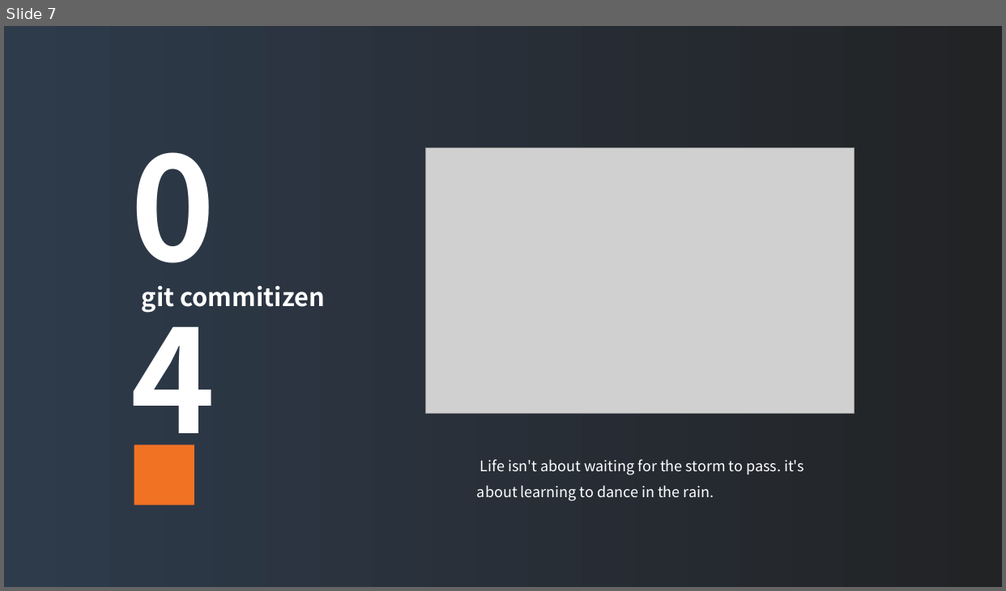
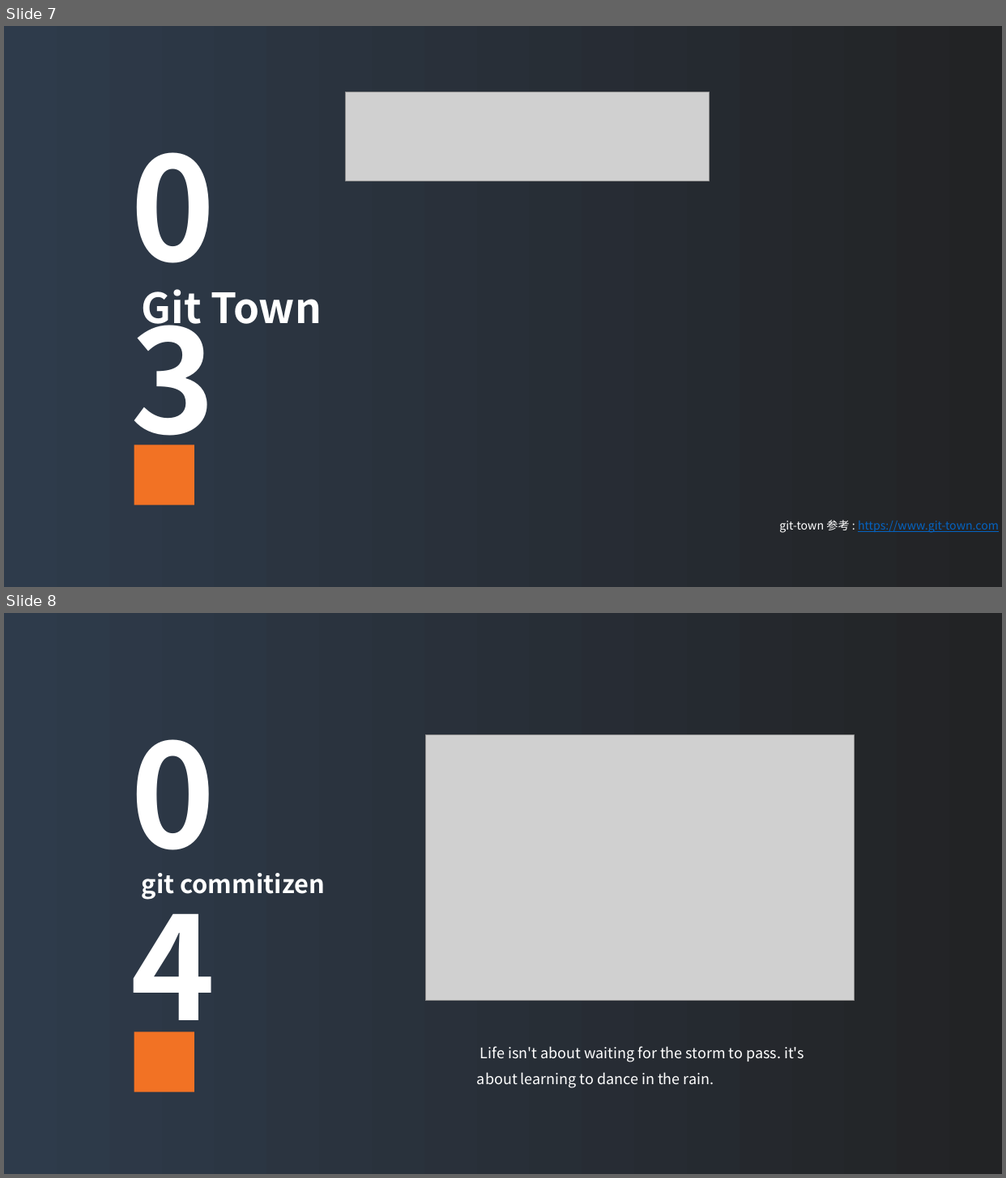
Before and after one commit to davych/monorepo-yarn-workspace-boilerplate, a slide deck: share.pptx. Shown one above the other, each under a label of ours: slide 7 before the commit, slides 7 and 8 after it. The pictures are 1006x591 and 1006x1178 pixels, drawn with LibreOffice and Linux fonts; fonts in the diff are those of the drawing; grey boxes stand for pictures. Boxes give left, top, right and bottom in pixels: in the first picture for what was removed or moved away, otherwise in the second. Text is boxed around its words. In the diff, an @@ line names an element or a change of style, - is before the commit and + after.

```diff
--- a/share.pptx
+++ b/share.pptx
@@ slide 7 added at box(4, 26, 1002, 587), background gradient #222325 to #2E3B4B @@
@@ picture added at box(346, 92, 710, 181) @@
@@ text added at box(124, 114, 296, 470), 138 pt, text #FFFFFF, bold @@
+03
@@ text added at box(142, 289, 322, 334), 40 pt, text #FFFFFF, bold @@
+Git Town
@@ rectangle added at box(134, 446, 195, 506), fill #F27224 @@
@@ text added at box(779, 520, 999, 533), 11 pt, text #0563C1, underline @@
+git-town 参考 : https://www.git-town.com
@@ what was slide 7 is now slide 8 @@
```
Also in this commit, not shown: 1 slide changed, 1 other slide added, 1 slide removed.
